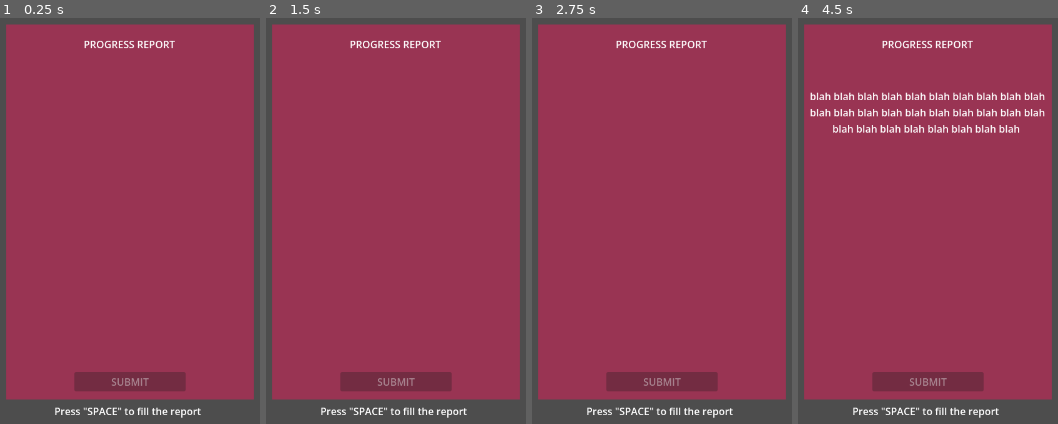
Above: before the commit, frames 1-4 (left to right).
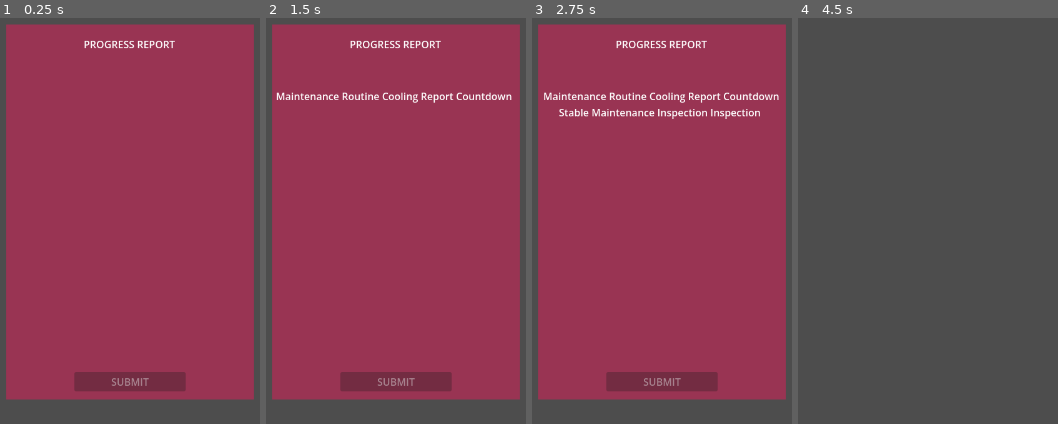
Above: after the commit, the same moments.

Repository: EroAxe/GMTK-2026-CICD-Test
Game: Godot game, scene res://Scenes/minigames/report_minigame.tscn
The game is run twice, just before and just after one commit, with the same random seed, the same clock (stepped at 60 frames per second) and the same inputs. This scene is started directly instead of the project's main scene.
Inputs (mouse positions are in pixels of both pictures, inside the frame that each line leads up to):
- Up to frame 1 (0.25 s): no input
- Up to frame 2 (1.5 s): click (396, 196) at 0.52 s; click (396, 196) at 1.27 s
- Up to frame 3 (2.75 s): click (662, 196) at 2.02 s
- Up to frame 4 (4.5 s): tap Space (ui_select) at 2.75, 2.85, 3.02, 3.32, 3.5, 3.6, 3.77, 4.07 s; move the mouse to (outside the picture) at 2.77 s; click (outside the picture) at 2.92 s; move the mouse to (outside the picture) at 3.52 s; click (outside the picture) at 3.67 s; click (928, 383) at 4.25 s, where only the run after the commit has a clickable "SUBMIT"

The runs differ from the first frame. In frame 1, 0.5% of the frame differs, in the area x 21-78%, y 95-99%; in frame 2, 1.5%; in frame 3, 2.3%; in frame 4, 89%, in the area x 2-98%, y 1-99%.

Commit message:
report minigame changes
changed the input to instead of space to fill in the report, you just click the report window and then it fills up the report. Now it sticks to actually being a point and click game

Diff:
--- a/Scenes/minigames/report_minigame.tscn
+++ b/Scenes/minigames/report_minigame.tscn
@@ -53,15 +53,11 @@
 grow_vertical = 2
 text = "SUBMIT"
 
-[node name="InstructionsLabel" type="Label" parent="ColorRect2" unique_id=1877860524]
-layout_mode = 1
-anchors_preset = -1
-anchor_right = 1.0
-anchor_bottom = 1.0500001
-offset_left = 77.0
-offset_top = 607.0
-offset_right = -84.0
-offset_bottom = -6.1035156e-05
-text = "Press \"SPACE\" to fill the report"
+[node name="ReportButton" type="Button" parent="ColorRect2" unique_id=1956173509]
+layout_mode = 0
+offset_right = 393.0
+offset_bottom = 555.0
+flat = true
 
 [connection signal="pressed" from="ColorRect2/Submit" to="." method="_on_submit_pressed"]
+[connection signal="pressed" from="ColorRect2/ReportButton" to="." method="_on_report_button_pressed"]
--- a/Scripts/minigames/report_minigame.gd
+++ b/Scripts/minigames/report_minigame.gd
@@ -2,27 +2,46 @@
 class_name ReportMinigame
 
 @onready var report_label: Label = $ColorRect2/ReportLabel
-var blah_count: int = 0
-var max_blahs: int
+
+var report_words := {
+	"status": [
+		"Operational",
+		"Stable",
+		"Cooling",
+		"Pressure",
+		"Reactor",
+		"Temperature",
+		"Inspection",
+		"Maintenance",
+		"Routine",
+		"Complete",
+		"Report",
+		"Countdown"
+	]
+}
+
+var word_count: int = 0
+var max_words: int
 
 func _ready() -> void:
 	report_label.text = ""
-	max_blahs = randf_range(50,100)
+	max_words = randi_range(25, 50)
 	EventBus.fire("minigame_started", {"minigame_class": ReportMinigame})
 
 func _process(delta: float) -> void:
-	if blah_count >= max_blahs:
-		$ColorRect2/Submit.disabled = false
-	else:
-		$ColorRect2/Submit.disabled = true
-	if Input.is_action_just_pressed("ui_select") and blah_count < max_blahs:
-		var blahs_to_add = randi_range(2, 5)
-		for i in range(blahs_to_add):
-			if blah_count >= max_blahs:
-				break
-			report_label.text += "blah "
-			blah_count += 1
+	$ColorRect2/Submit.disabled = word_count < max_words
 
 func _on_submit_pressed() -> void:
 	EventBus.fire("minigame_completed", {"minigame_class": ReportMinigame})
 	queue_free()
+
+func _on_report_button_pressed() -> void:
+	var words = report_words["status"]
+	var words_to_add = randi_range(2, 5)
+
+	for i in range(words_to_add):
+		if word_count >= max_words:
+			break
+
+		report_label.text += words.pick_random() + " "
+		word_count += 1
